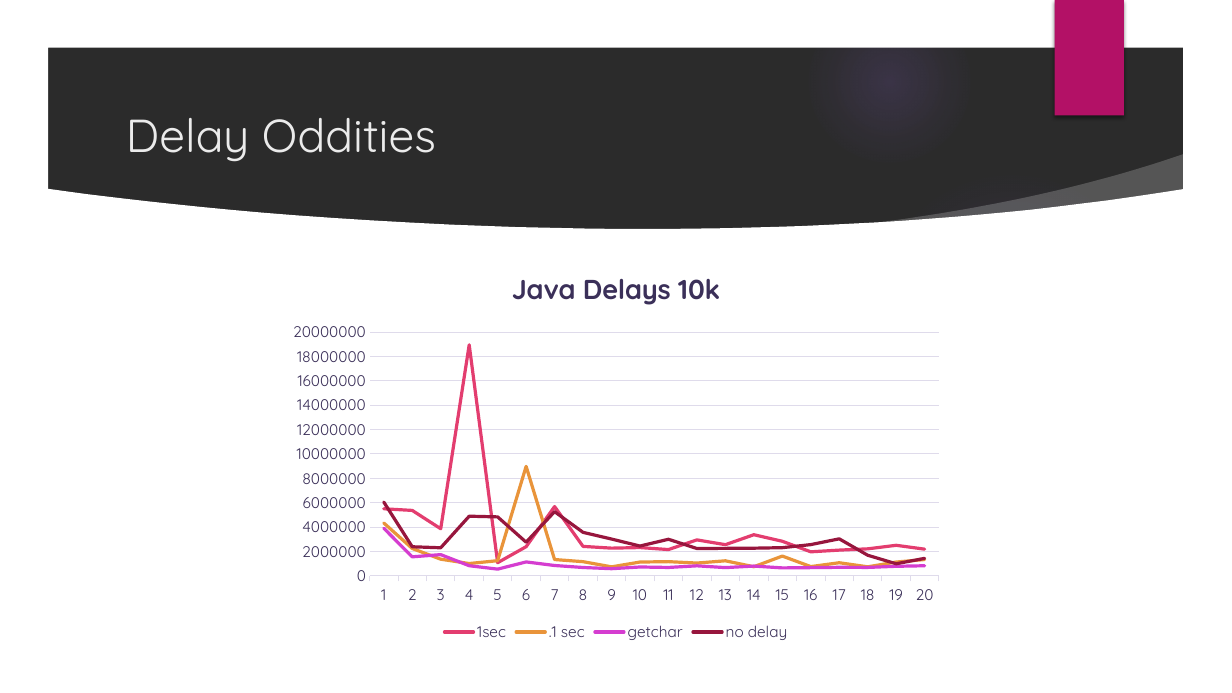
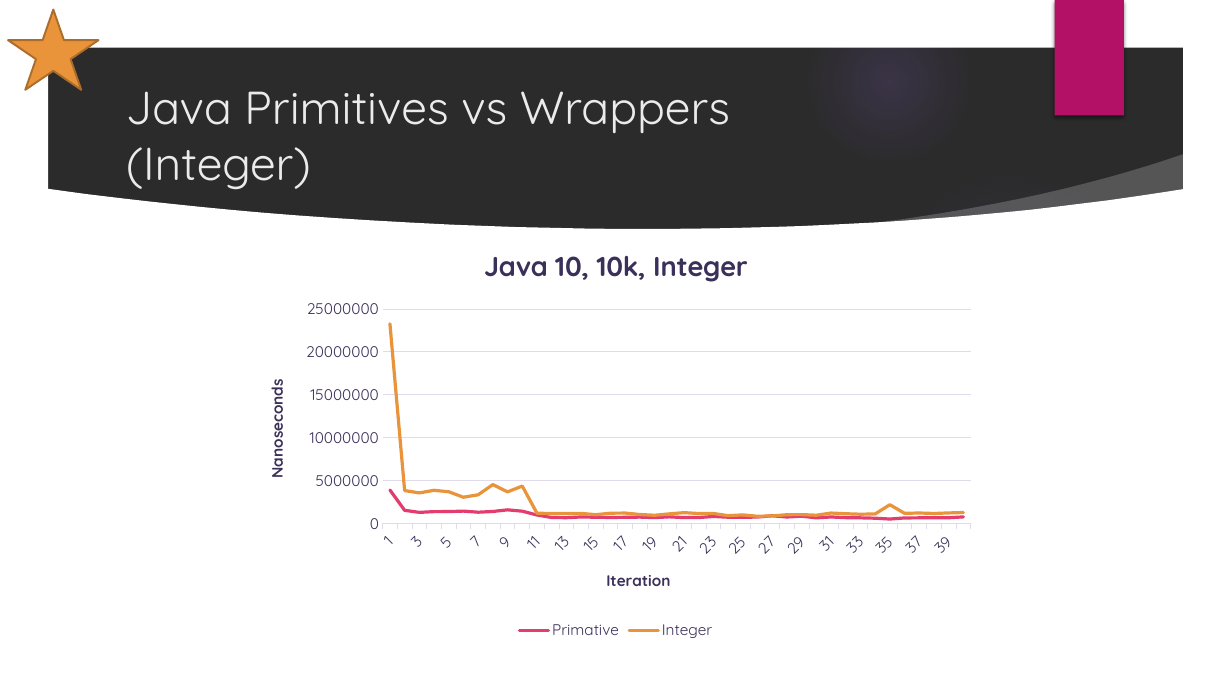
Before and after one commit to afeldscher/PerformanceDesignPatterns, a slide deck: slide 6 of prime_test/Prime Results_Objects.pptx (slide 7 before the commit). Drawn at 1232x693 pixels with LibreOffice and Linux fonts; fonts in the diff are those of the drawing; background and template pictures are left out; a plain dark background stands for a picture behind light text. Boxes give left, top, right and bottom in pixels: in the first picture for what was removed or moved away, otherwise in the second. Text is boxed around its words. In the diff, an @@ line names an element or a change of style, - is before the commit and + after.

```diff
--- a/prime_test/Prime Results_Objects.pptx
+++ b/prime_test/Prime Results_Objects.pptx
@@ star added at <box>8,9,99,90</box>, fill #E9943A, outline #AC6D2B 1.5 pt @@
@@ title at <box>126,91,730,190</box>: text changed @@
-Delay Oddities
+Java Primitives vs Wrappers
+(Integer)
@@ line chart at <box>247,228,986,644</box> @@
@@ title "Java Delays 10k " to "Java 10, 10k, Integer " @@
-categories: 1, 2, 3, 4, 5, 6, 7, 8, 9, 10, 11, 12, 13, 14, 15, 16, 17, 18, 19, 20
+categories: 1, 2, 3, 4, 5, 6, 7, 8, 9, 10, 11, 12, 13, 14, 15, 16, 17, 18, 19, 20, 21, 22, 23, 24, 25, 26, 27, 28, 29, 30, 31, 32, 33, 34, 35, 36, 37, 38, 39, 40
-1sec: 5500000, 5400000, 3900000, 19000000, 1100000, 2400000, 5700000, 2400000, 2300000, 2300000, 2200000, 2900000, 2600000, 3400000, 2800000, 2000000, 2100000, 2200000, 2500000, 2200000
+Primative: 3900000, 1500000, 1300000, 1400000, 1400000, 1400000, 1300000, 1400000, 1600000, 1400000, 1000000, 700000, 600000, 700000, 700000, 700000, 700000, 700000, 700000, 700000, 700000, 700000, 800000, 700000, 700000, 700000, 900000, 700000, 800000, 600000, 700000, 600000, 600000, 600000, 500000, 600000, 600000, 600000, 600000, 700000
-.1 sec: 4300000, 2200000, 1400000, 1000000, 1200000, 9000000, 1300000, 1200000, 700000, 1100000, 1200000, 1100000, 1200000, 700000, 1600000, 800000, 1100000, 700000, 1100000, 1300000
+Integer: 23300000, 3800000, 3500000, 3800000, 3700000, 3000000, 3300000, 4500000, 3700000, 4300000, 1200000, 1100000, 1100000, 1100000, 1000000, 1200000, 1200000, 1000000, 900000, 1100000, 1200000, 1100000, 1100000, 900000, 1000000, 800000, 900000, 1000000, 1000000, 900000, 1200000, 1100000, 1000000, 1100000, 2200000, 1200000, 1200000, 1100000, 1200000, 1200000
-getchar: 3900000, 1600000, 1700000, 800000, 600000, 1100000, 900000, 700000, 600000, 700000, 700000, 800000, 700000, 800000, 700000, 700000, 700000, 700000, 800000, 800000
-no delay: 6100000, 2400000, 2300000, 4900000, 4800000, 2800000, 5300000, 3600000, 3000000, 2400000, 3000000, 2200000, 2300000, 2300000, 2300000, 2600000, 3000000, 1700000, 1000000, 1400000
@@ category axis title "" to "Iteration " @@
@@ value axis title "" to "Nanoseconds " @@
@@ line chart: place and size @@
-line chart at <box>280,251,953,645</box>
+line chart at <box>247,228,986,644</box>
```
Also in this commit, not shown: 5 other slides changed, 11 slides added, 2 slides removed, 1 other file.
